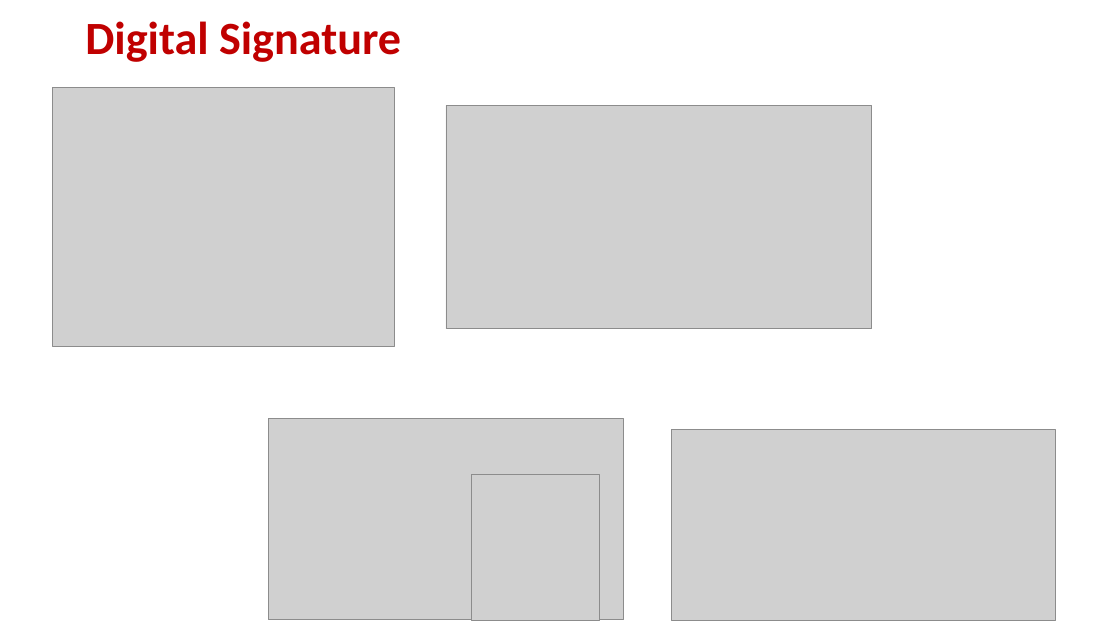
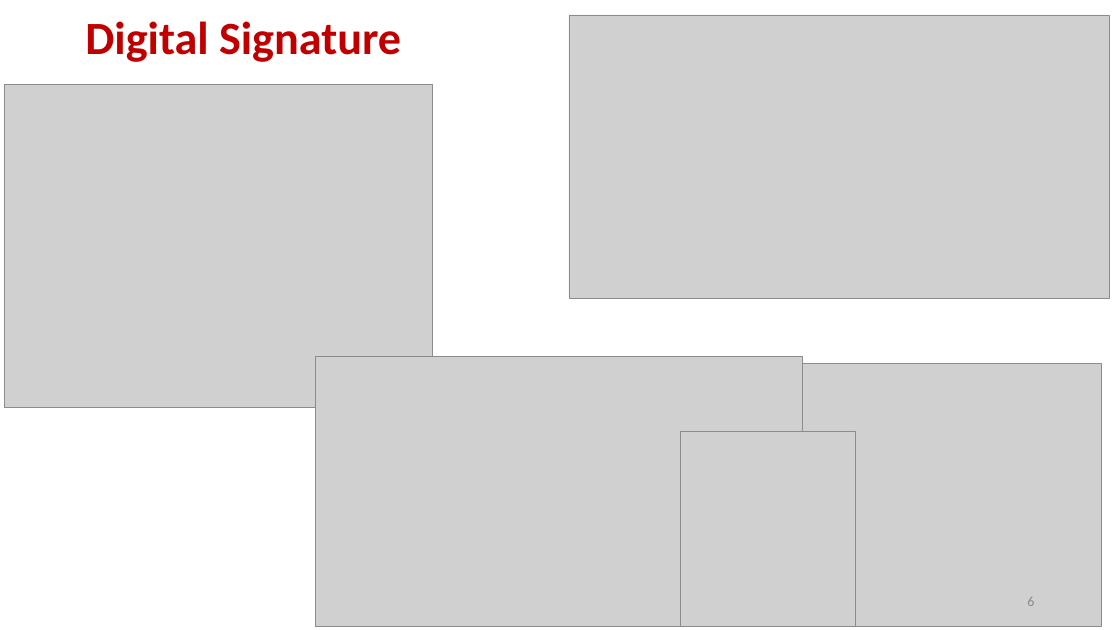
Before and after one commit to andyplusplus/blockchain, a slide deck: slide 6 of How Bitcoin Works Under the Hood.pptx. Drawn at 1120x630 pixels with LibreOffice and Linux fonts; fonts in the diff are those of the drawing; grey boxes stand for pictures. Boxes give left, top, right and bottom in pixels: in the first picture for what was removed or moved away, otherwise in the second. Text is boxed around its words. In the diff, an @@ line names an element or a change of style, - is before the commit and + after.

```diff
--- a/How Bitcoin Works Under the Hood.pptx
+++ b/How Bitcoin Works Under the Hood.pptx
@@ picture: place and size @@
-picture at bbox=[446, 105, 872, 329]
+picture at bbox=[569, 15, 1109, 299]
@@ picture: place and size @@
-picture at bbox=[53, 88, 396, 347]
+picture at bbox=[4, 84, 433, 408]
@@ picture: place and size @@
-picture at bbox=[268, 419, 623, 620]
+picture at bbox=[315, 356, 803, 626]
@@ picture: place and size @@
-picture at bbox=[671, 430, 1055, 621]
+picture at bbox=[572, 364, 1102, 627]
@@ picture: place and size @@
-picture at bbox=[471, 475, 599, 620]
+picture at bbox=[681, 432, 856, 627]
@@ page number added at bbox=[1027, 597, 1034, 606], 12 pt, text #8C8C8C @@
+6
```
Also in this commit, not shown: 11 other slides changed, 9 slides added, 4 slides removed.
